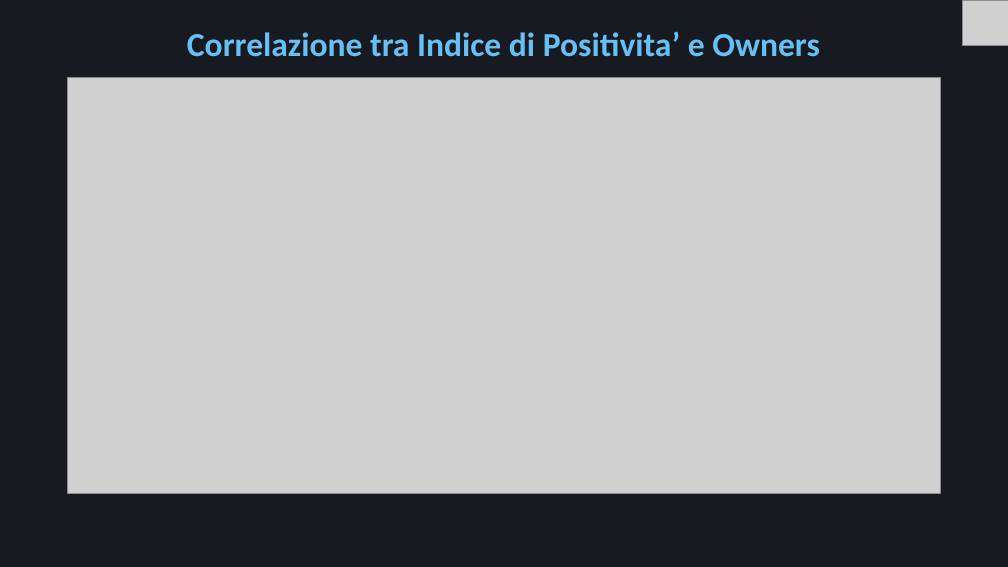
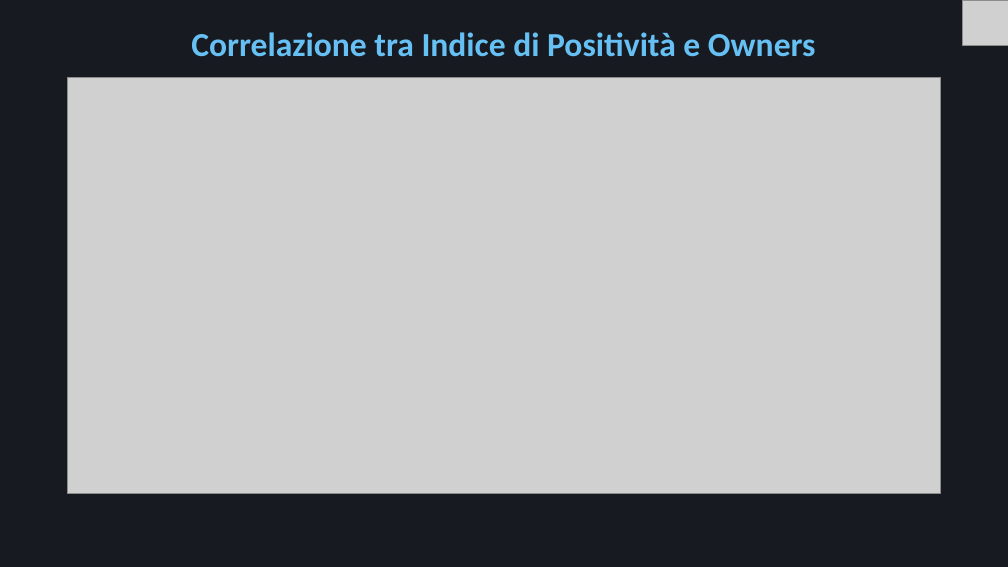
Before and after one commit to Mora11231/VisualizzazioneScientifica, a slide deck: slide 23 of Steam.pptx. Drawn at 1008x567 pixels with LibreOffice and Linux fonts; fonts in the diff are those of the drawing; grey boxes stand for pictures. Boxes give left, top, right and bottom in pixels: in the first picture for what was removed or moved away, otherwise in the second. Text is boxed around its words. In the diff, an @@ line names an element or a change of style, - is before the commit and + after.

```diff
--- a/Steam.pptx
+++ b/Steam.pptx
@@ title at <box>191,32,816,57</box>: text changed @@
-Correlazione tra Indice di Positivita’ e Owners
+Correlazione tra Indice di Positività e Owners
```
Also in this commit, not shown: 13 other slides changed.
